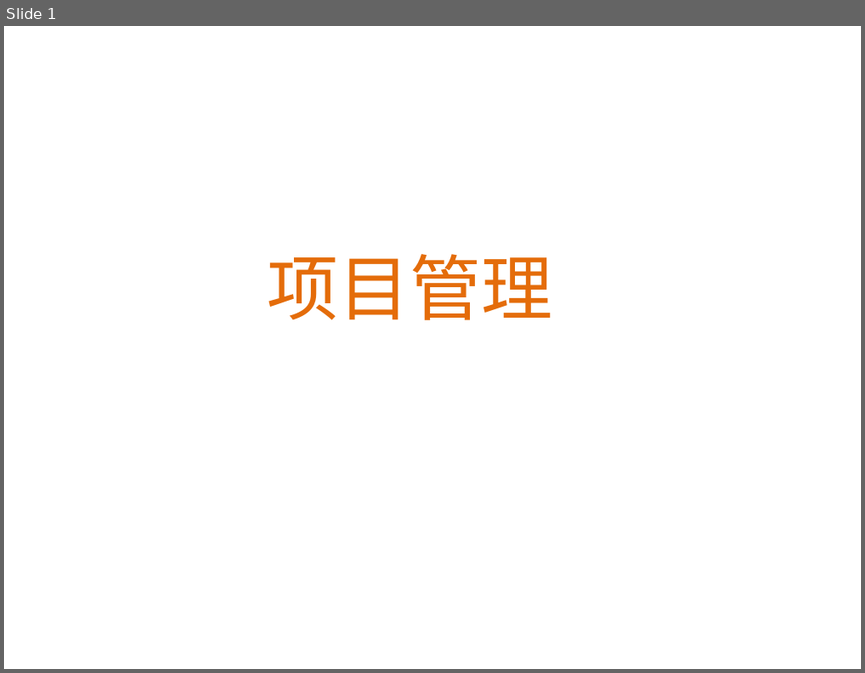
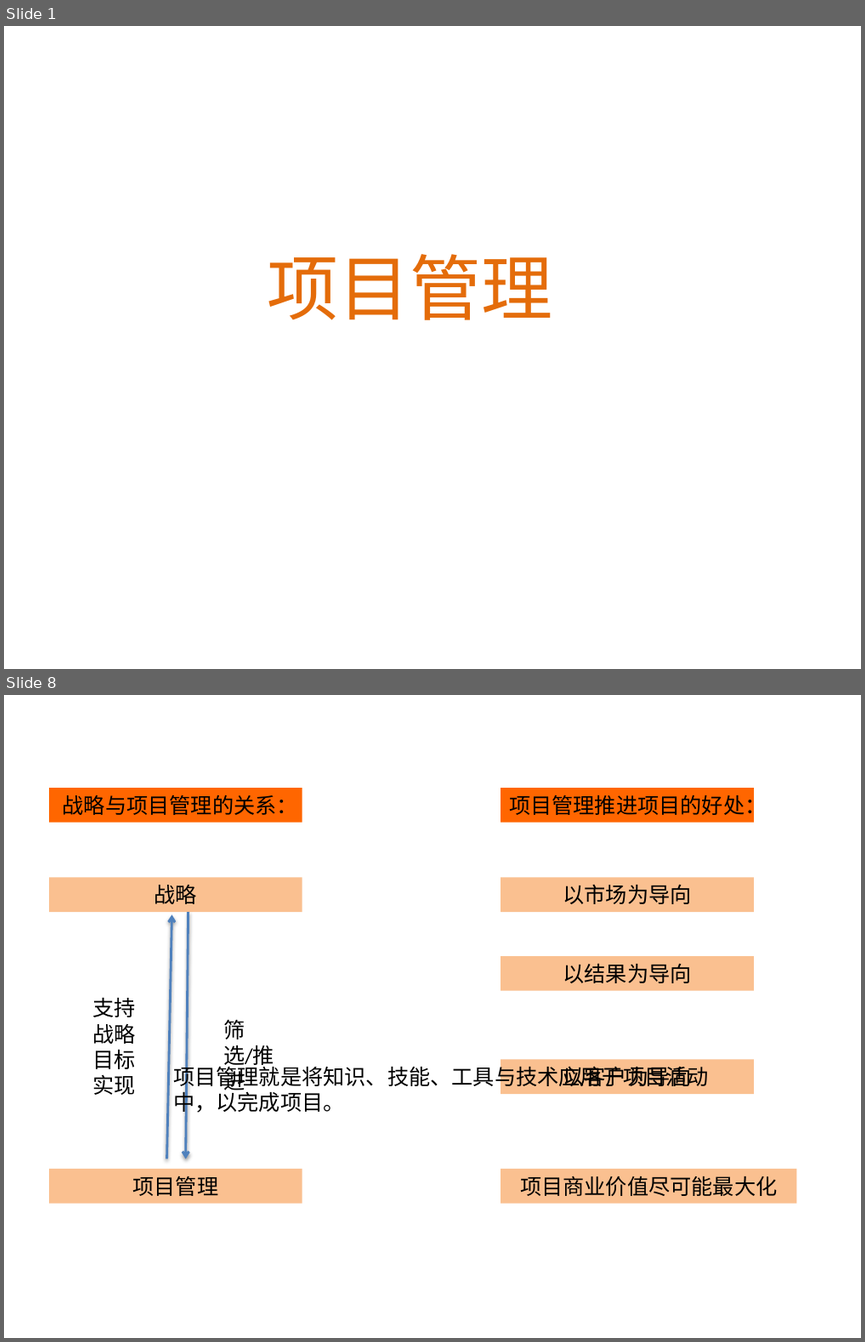
Before and after one commit to itwyhuaing/ProjectM, a slide deck: HaiNaBian_PM知识分享/201812/PM.pptx. Shown one above the other, each under a label of ours: slide 1 before the commit, slides 1 and 8 after it; the slides between them are not shown. The pictures are 865x673 and 865x1342 pixels, drawn with LibreOffice and Linux fonts; fonts in the diff are those of the drawing; background and template pictures are left out. Boxes give left, top, right and bottom in pixels: in the first picture for what was removed or moved away, otherwise in the second. Text is boxed around its words. In the diff, an @@ line names an element or a change of style, - is before the commit and + after.

```diff
--- a/HaiNaBian_PM知识分享/201812/PM.pptx
+++ b/HaiNaBian_PM知识分享/201812/PM.pptx
@@ slide 8 added at [4, 695, 861, 1338], background picture (left out) @@
@@ rectangle added at [49, 788, 302, 822], fill #FF6600, 18 pt, text #000000 @@
+战略与项目管理的关系：
@@ rectangle added at [501, 788, 754, 822], fill #FF6600, 18 pt, text #000000 @@
+项目管理推进项目的好处：
@@ rectangle added at [49, 878, 302, 912], fill #FAC090, 18 pt, text #000000 @@
+战略
@@ rectangle added at [501, 878, 754, 912], fill #FAC090, 18 pt, text #000000 @@
+以市场为导向
@@ arrow added from (167, 1158) to (172, 914), #4F81BD 2 pt @@
@@ arrow added from (188, 912) to (186, 1158), #4F81BD 2 pt @@
@@ rectangle added at [501, 956, 754, 991], fill #FAC090, 18 pt, text #000000 @@
+以结果为导向
@@ text added at [92, 997, 135, 1095], 18 pt, text #000000 @@
+支持战略目标实现
@@ text added at [223, 1019, 274, 1094], 18 pt, text #000000 @@
+筛选/推进
@@ text added at [173, 1062, 709, 1116], 18 pt, text #000000 @@
+项目管理就是将知识、技能、工具与技术应用于项目活动中，以完成项目。
@@ rectangle added at [501, 1059, 754, 1094], fill #FAC090, 18 pt, text #000000 @@
+以客户为导向
@@ rectangle added at [49, 1168, 302, 1203], fill #FAC090, 18 pt, text #000000 @@
+项目管理
@@ rectangle added at [501, 1168, 796, 1203], fill #FAC090, 18 pt, text #000000 @@
+项目商业价值尽可能最大化
```
Also in this commit, not shown: 3 slides changed, 7 other slides added, 2 slides removed, 1 other file.
